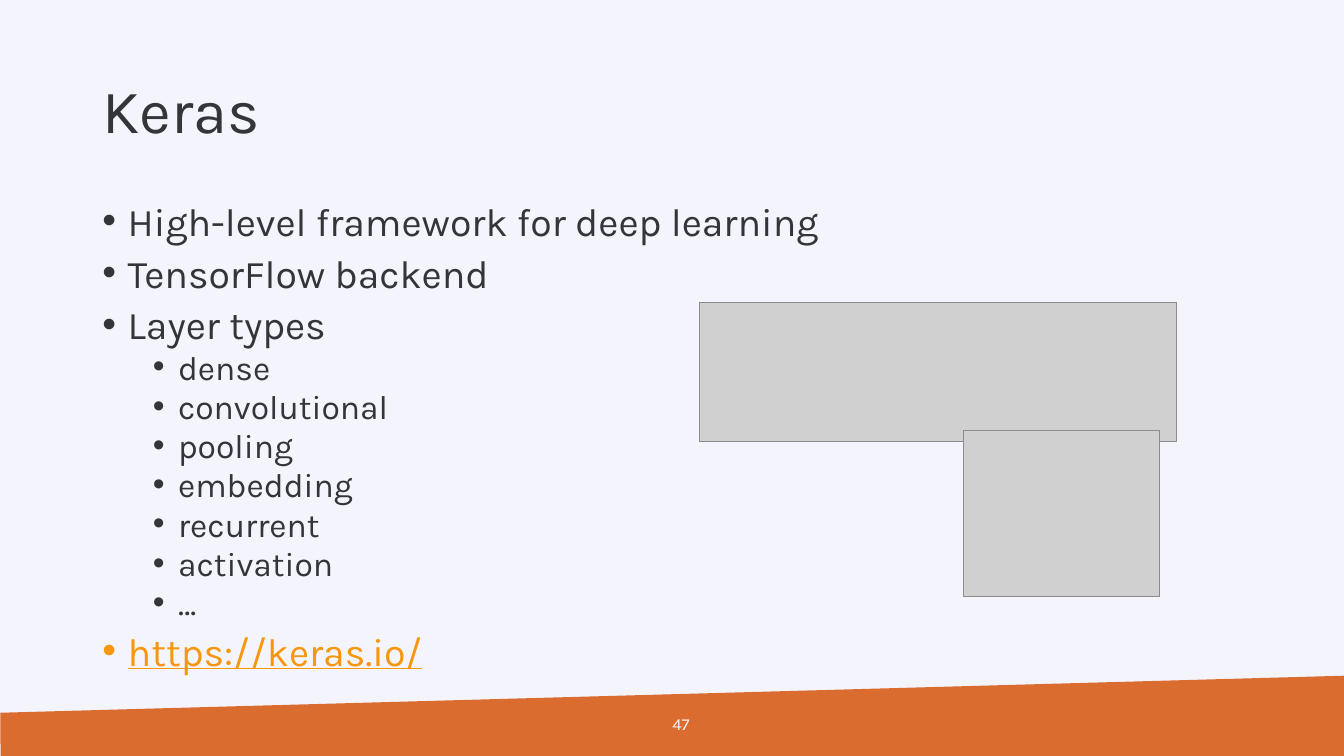
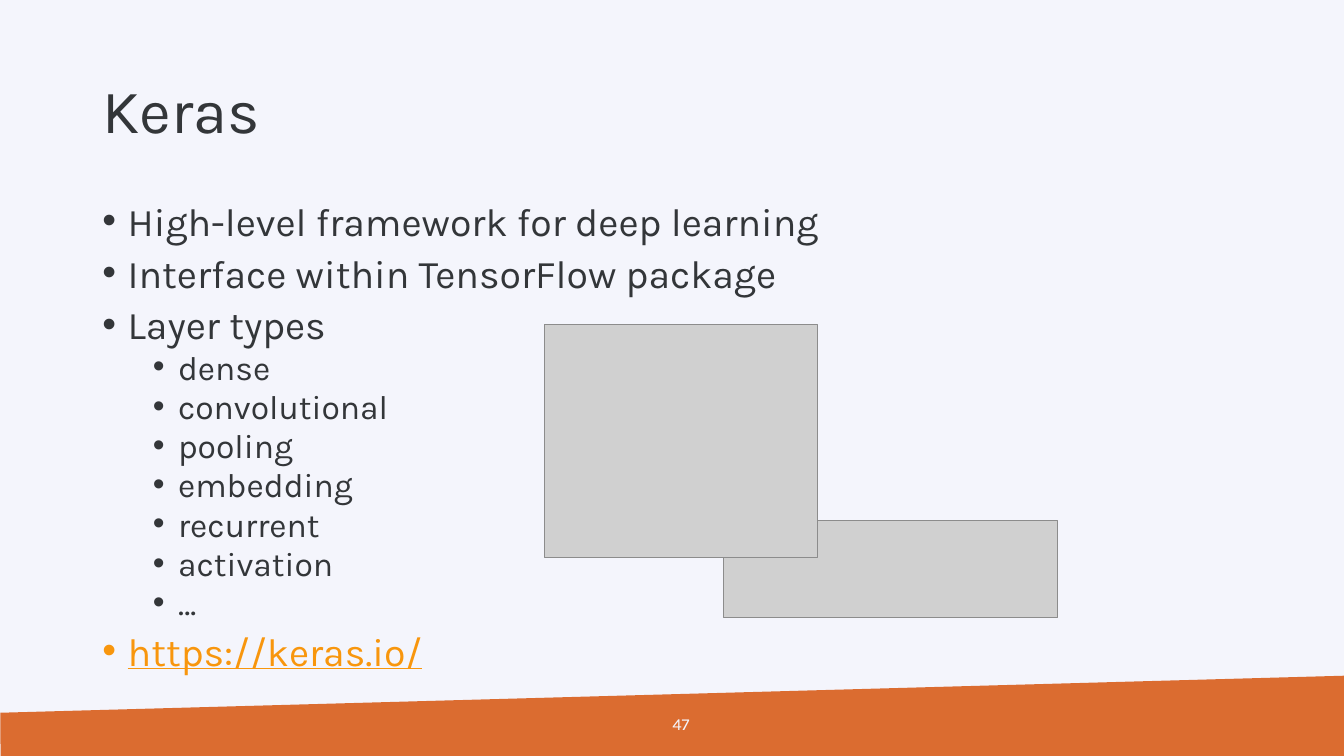
Before and after one commit to gjbex/Machine-learning-with-Python, a slide deck: slide 47 of python_for_machine_learning.pptx. Drawn at 1344x756 pixels with LibreOffice and Linux fonts; fonts in the diff are those of the drawing; grey boxes stand for pictures; background and template pictures are left out. Boxes give left, top, right and bottom in pixels: in the first picture for what was removed or moved away, otherwise in the second. Text is boxed around its words. In the diff, an @@ line names an element or a change of style, - is before the commit and + after.

Commit message:
Adjust title slides

```diff
--- a/python_for_machine_learning.pptx
+++ b/python_for_machine_learning.pptx
@@ text at (128, 261, 776, 298): text changed @@
-• TensorFlow backend
+• Interface within TensorFlow package
@@ picture: place and size @@
-picture at (964, 431, 1159, 597)
+picture at (544, 325, 818, 558)
@@ picture removed at (700, 302, 1177, 441) @@
@@ picture added at (723, 520, 1058, 617) @@
```
